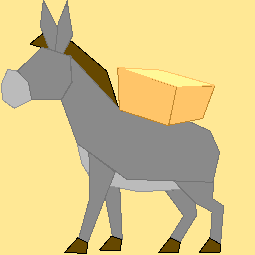
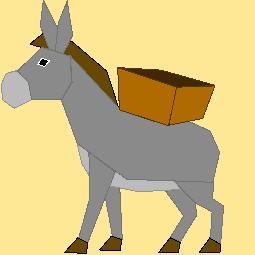
Layer changes from the first 255 × 255 image to the second:
painted on "Basket 3" over [117, 67, 215, 88]
painted on "Basket 2" over [168, 85, 215, 126]
painted on "Basket 1" over [117, 67, 177, 126]
removed layer "Head" over [37, 58, 50, 67]
added layer "Eye" above "Face" over [37, 58, 50, 67]
moved "Face" above "Ears", painted on it over [3, 58, 50, 81]
added layer "Nose" above "Body" over [3, 70, 16, 81]